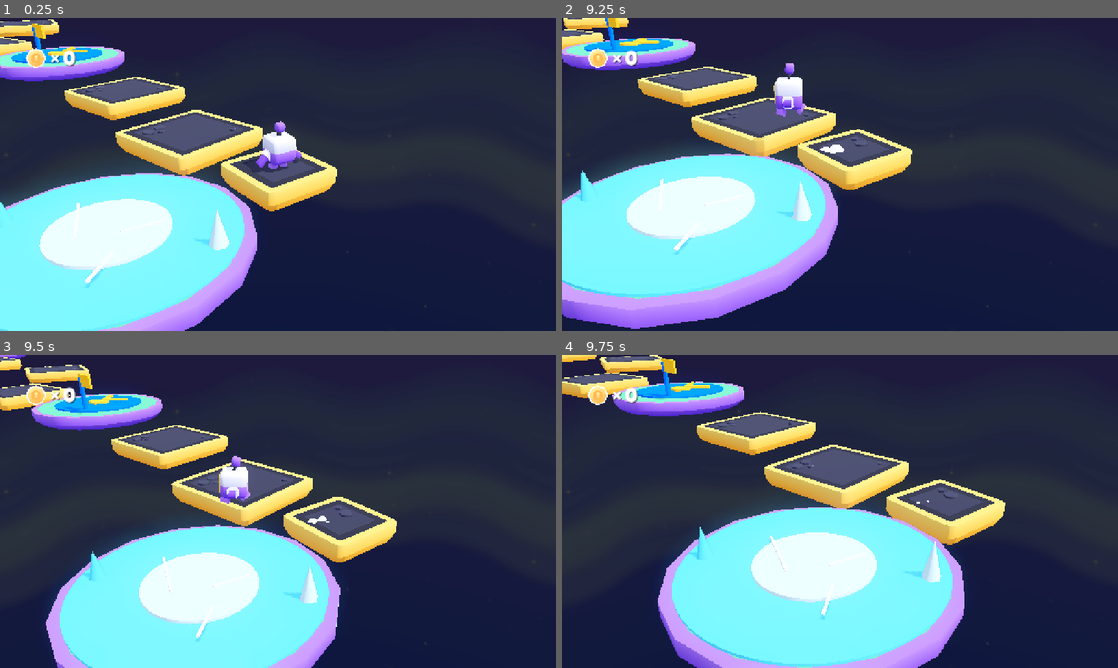
Above: before the commit, frames 1-4 (two rows, left to right).
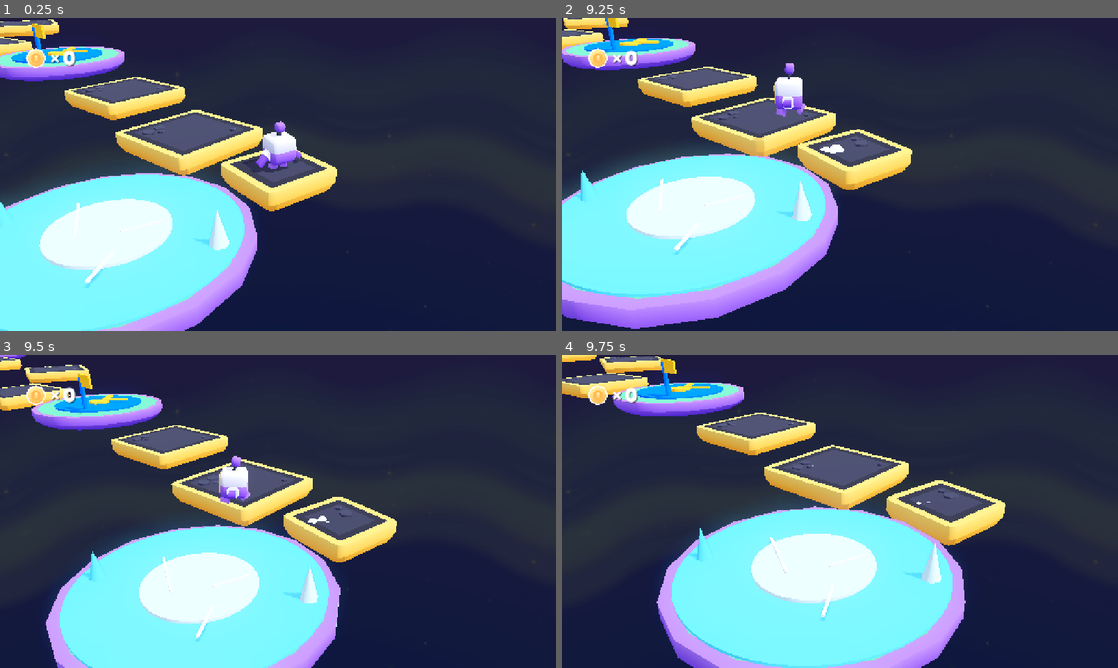
Above: after the commit, the same moments.

Repository: victorlvl47/3d-platformer-obby
Game: Godot game, scene res://scenes/simple_ice_level.tscn
Same seed, same stepped clock (60 frames per second), same inputs: the game is played once before the commit and once after it. This scene is started directly instead of the project's main scene.
Inputs (mouse positions are in pixels of both pictures, inside the frame that each line leads up to):
- Up to frame 1 (0.25 s): no input
- Up to frame 2 (9.25 s): move the mouse to (962, 158) at 0.52 s; hold D (move_right) 0.53-1.28 s; click (962, 158) at 0.67 s; tap Space (jump) at 0.77, 1.52, 3.02, 3.77, 4.52, 6.02, 6.77, 7.52, 9.02 s; move the mouse to (728, 190) at 1.27 s; hold S (move_back) 1.28-2.03 s; move the mouse to (895, 105) at 2.02 s; hold D (move_right) 2.03-2.78 s; move the mouse to (812, 237) at 2.77 s; hold W (move_forward) 2.78-3.53 s; click (812, 237) at 2.92 s; move the mouse to (1006, 221) at 3.52 s; hold A (move_left) 3.53-5.03 s; move the mouse to (673, 127) at 4.27 s; move the mouse to (867, 174) at 5.02 s; hold S (move_back) 5.03-5.78 s; click (867, 174) at 5.17 s; move the mouse to (756, 96) at 5.77 s; hold D (move_right) 5.78-6.53 s; move the mouse to (962, 158) at 6.52 s; hold W (move_forward) 6.53-7.28 s; move the mouse to (728, 190) at 7.27 s; hold D (move_right) 7.28-8.03 s; click (728, 190) at 7.42 s; move the mouse to (895, 105) at 8.02 s; hold S (move_back) 8.03-8.78 s; move the mouse to (812, 237) at 8.77 s; hold A (move_left) from 8.78 s (still down)
- Up to frame 3 (9.5 s): keep holding A (move_left)
- Up to frame 4 (9.75 s): move the mouse to (1006, 558) at 9.52 s; release A (move_left) at 9.53 s; hold W (move_forward) from 9.53 s (still down); click (1006, 558) at 9.67 s

Frames 1-3 are identical in both runs. In frame 4, 2.2% of the frame differs, in the area x 0-80%, y 0-100%.

Commit message:
player slide on ice

Diff:
--- a/objects/platform_ice.tscn
+++ b/objects/platform_ice.tscn
@@ -4,6 +4,10 @@
 
 [sub_resource type="ConcavePolygonShape3D" id="ConcavePolygonShape3D_xh0ma"]
 data = PackedVector3Array(-0.9567, 0.2, 2.3097, 0, 0.2, 2.5, 0, 0, 2.25, 0, 0, 2.25, -0.861, 0, 2.0787, -0.9567, 0.2, 2 …(7181 unchanged characters)…
+
+[sub_resource type="CylinderShape3D" id="CylinderShape3D_ice_surface"]
+height = 0.08
+radius = 2.5
 
 [sub_resource type="CylinderMesh" id="CylinderMesh_ice_top_pad"]
 top_radius = 2.28
@@ -49,44 +53,52 @@
 height = 0.7
 radial_segments = 6
 
-[node name="platform-ice-large-round" unique_id=1517313717 instance=ExtResource("1_qoj61")]
+[node name="platform-ice-large-round" unique_id=1517313717 groups=["ice_platform"] instance=ExtResource("1_qoj61")]
 
 [node name="StaticBody3D" type="StaticBody3D" parent="." index="0" unique_id=1886382518 groups=["ice_platform"]]
 
 [node name="CollisionShape3D" type="CollisionShape3D" parent="StaticBody3D" index="0" unique_id=479977103]
 shape = SubResource("ConcavePolygonShape3D_xh0ma")
 
-[node name="ice-top-pad" type="MeshInstance3D" parent="." index="1" unique_id=1735960648]
+[node name="IceSurfaceBody" type="StaticBody3D" parent="." index="1" unique_id=1245503151 groups=["ice_platform"]]
+transform = Transform3D(1, 0, 0, 0, 1, 0, 0, 0, 1, 0, 0.58, 0)
+
+[node name="CollisionShape3D" type="CollisionShape3D" parent="IceSurfaceBody" index="0" unique_id=1993034448]
+shape = SubResource("CylinderShape3D_ice_surface")
+
+[node name="ice-top-pad" type="MeshInstance3D" parent="." index="2" unique_id=1735960648]
 transform = Transform3D(1, 0, 0, 0, 1, 0, 0, 0, 1, 0, 0.535, 0)
 mesh = SubResource("CylinderMesh_ice_top_pad")
 surface_material_override/0 = SubResource("StandardMaterial3D_ice_blue")
 
-[node name="ice-center-highlight" type="MeshInstance3D" parent="." index="2" unique_id=211088180]
+[node name="ice-center-highlight" type="MeshInstance3D" parent="." index="3" unique_id=211088180]
 transform = Transform3D(1, 0, 0, 0, 1, 0, 0, 0, 1, 0, 0.585, 0)
 mesh = SubResource("CylinderMesh_ice_center")
 surface_material_override/0 = SubResource("StandardMaterial3D_ice_highlight")
 
-[node name="ice-crack-01" type="MeshInstance3D" parent="." index="3" unique_id=2033207906]
+[node name="ice-crack-01" type="MeshInstance3D" parent="." index="4" unique_id=2033207906]
 transform = Transform3D(0.9063078, 0, -0.4226183, 0, 1, 0, 0.4226183, 0, 0.9063078, -0.62, 0.635, 0.28)
 mesh = SubResource("BoxMesh_ice_crack_long")
 surface_material_override/0 = SubResource("StandardMaterial3D_frost_white")
 
-[node name="ice-crack-02" type="MeshInstance3D" parent="." index="4" unique_id=1178059934]
+[node name="ice-crack-02" type="MeshInstance3D" parent="." index="5" unique_id=1178059934]
 transform = Transform3D(0.258819, 0, 0.9659258, 0, 1, 0, -0.9659258, 0, 0.258819, 0.38, 0.64, -0.42)
 mesh = SubResource("BoxMesh_ice_crack_short")
 surface_material_override/0 = SubResource("StandardMaterial3D_frost_white")
 
-[node name="ice-crack-03" type="MeshInstance3D" parent="." index="5" unique_id=1263590387]
+[node name="ice-crack-03" type="MeshInstance3D" parent="." index="6" unique_id=1263590387]
 transform = Transform3D(0.57357645, 0, -0.81915206, 0, 1, 0, 0.81915206, 0, 0.57357645, 0.95, 0.642, 0.58)
 mesh = SubResource("BoxMesh_ice_crack_short")
 surface_material_override/0 = SubResource("StandardMaterial3D_frost_white")
 
-[node name="ice-crystal-01" type="MeshInstance3D" parent="." index="6" unique_id=1671290203]
+[node name="ice-crystal-01" type="MeshInstance3D" parent="." index="7" unique_id=1671290203]
 transform = Transform3D(0.8660254, 0, -0.5, 0, 1, 0, 0.5, 0, 0.8660254, 1.62, 0.86, -1.08)
 mesh = SubResource("CylinderMesh_ice_crystal")
 surface_material_override/0 = SubResource("StandardMaterial3D_ice_highlight")
 
-[node name="ice-crystal-02" type="MeshInstance3D" parent="." index="7" unique_id=431203180]
+[node name="ice-crystal-02" type="MeshInstance3D" parent="." index="8" unique_id=431203180]
 transform = Transform3D(0.64278764, 0, 0.76604444, 0, 1, 0, -0.76604444, 0, 0.64278764, -1.55, 0.78, 1.18)
 mesh = SubResource("CylinderMesh_ice_crystal")
 surface_material_override/0 = SubResource("StandardMaterial3D_ice_blue")
+
+[node name="platform-grass-large-round2" parent="." index="9" unique_id=450989949 groups=["ice_platform"]]
--- a/objects/player.tscn
+++ b/objects/player.tscn
@@ -42,6 +42,11 @@
 transform = Transform3D(1, 0, 0, 0, 1, 0, 0, 0, 1, 0, 0.55, 0)
 shape = SubResource("CapsuleShape3D_gdq8c")
 
+[node name="GroundRayCast" type="RayCast3D" parent="."]
+transform = Transform3D(1, 0, 0, 0, 1, 0, 0, 0, 1, 0, 0.6, 0)
+enabled = true
+target_position = Vector3(0, -1.4, 0)
+
 [node name="Character" parent="." instance=ExtResource("2_nero3")]
 
 [node name="Shadow" type="Decal" parent="."]
--- a/scripts/player.gd
+++ b/scripts/player.gd
@@ -9,6 +9,8 @@
 @export var movement_speed = 250
 @export var jump_strength = 7
 @export var allow_double_jump := false
+@export var normal_deceleration := 10.0
+@export var ice_deceleration := 0.03
 
 var movement_velocity: Vector3
 var rotation_direction: float
@@ -26,6 +28,7 @@
 @onready var sound_footsteps = $SoundFootsteps
 @onready var model = $Character
 @onready var animation = $Character/AnimationPlayer
+@onready var ground_ray_cast: RayCast3D = $GroundRayCast
 
 # Functions
 
@@ -46,8 +49,20 @@
 	# Movement
 
 	var applied_velocity: Vector3
-
-	applied_velocity = velocity.lerp(movement_velocity, delta * 10)
+	var has_input := movement_velocity.length() > 0.01
+
+	if has_input:
+		applied_velocity = velocity.lerp(movement_velocity, delta * 10)
+	else:
+		var deceleration := normal_deceleration
+
+		if is_on_ice():
+			deceleration = ice_deceleration
+
+		applied_velocity = velocity
+		applied_velocity.x = move_toward(velocity.x, 0, deceleration)
+		applied_velocity.z = move_toward(velocity.z, 0, deceleration)
+
 	applied_velocity.y = -gravity
 
 	velocity = applied_velocity
@@ -87,7 +102,9 @@
 	if is_on_floor():
 		var horizontal_velocity = Vector2(velocity.x, velocity.z)
 		var speed_factor = horizontal_velocity.length() / movement_speed / delta
-		if speed_factor > 0.05:
+		var has_movement_input := Vector2(movement_velocity.x, movement_velocity.z).length() > 0.01
+
+		if speed_factor > 0.05 and has_movement_input:
 			if animation.current_animation != "walk":
 				animation.play("walk", 0.1)
 
@@ -145,6 +162,28 @@
 		jump_single = true
 		jump_double = false
 		gravity = 0
+
+# Surface detection
+
+func is_on_ice() -> bool:
+	if !ground_ray_cast.is_colliding():
+		return false
+
+	var collider := ground_ray_cast.get_collider()
+
+	return is_ice_node(collider)
+
+
+func is_ice_node(node: Object) -> bool:
+	var current := node as Node
+
+	while current != null:
+		if current.is_in_group("ice_platform"):
+			return true
+
+		current = current.get_parent()
+
+	return false
 
 # Jumping
 
